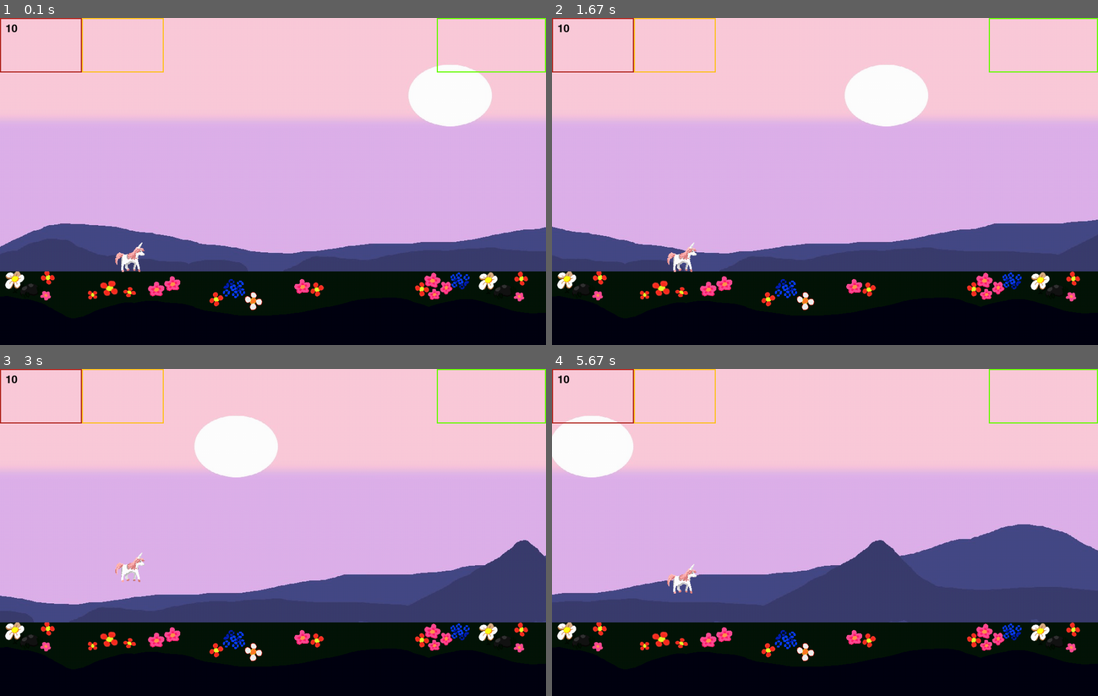
Above: before the commit, frames 1-4 (two rows, left to right).
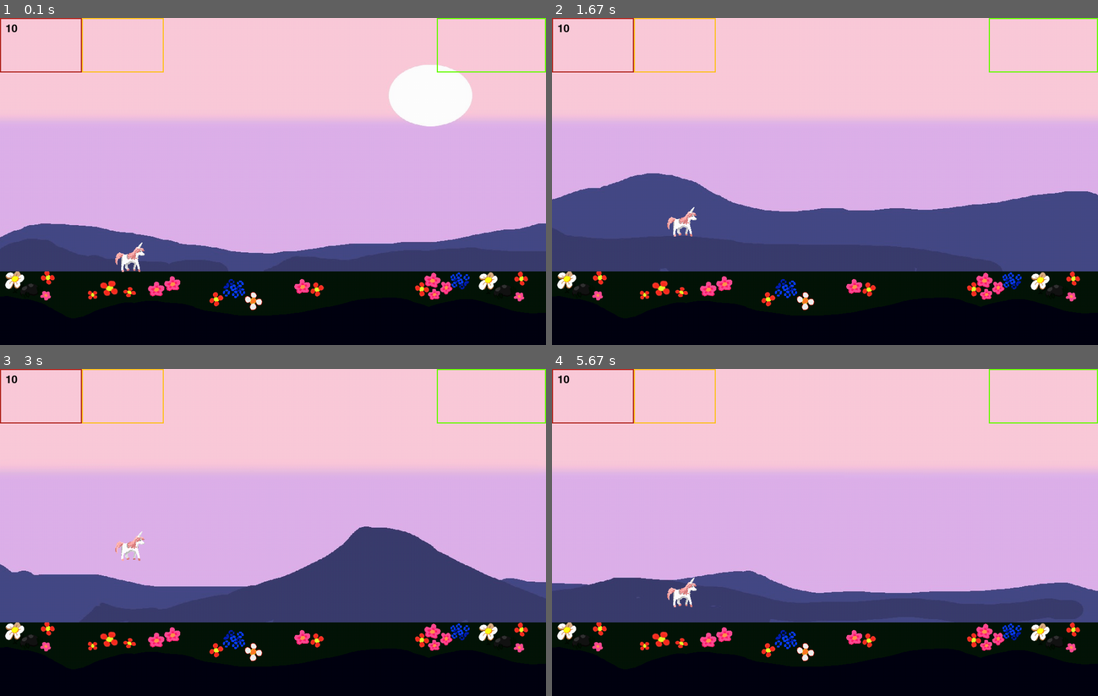
Above: after the commit, the same moments.

Repository: piterbsj/PyGame
Game: pygame game, started from main.py
Two runs of this game, one before a commit and one after it. Both use one fixed random seed, a clock stepped at 60 frames per second and the inputs below.
Inputs:
- Up to frame 1 (0.1 s): no input
- Up to frame 2 (1.67 s): tap Space at 0.33 s
- Up to frame 3 (3 s): tap Space at 1.73, 2.03, 2.23, 2.53, 2.8 s
- Up to frame 4 (5.67 s): tap Space at 3.97, 4.27, 5.53 s

The runs differ from the first frame. In frame 1, 2.6% of the frame differs, in the area x 0-100%, y 14-78%; in frame 2, 17%; in frame 3, 11%; in frame 4, 13%.

Commit message:
стоп земля

Diff:
--- a/main.py
+++ b/main.py
@@ -23,7 +23,7 @@
     running = True
     isJumping = False
     clock = pygame.time.Clock()
-    begin = datetime.now()
+    timer = clock.tick()
 
     while running:
         for event in pygame.event.get():
@@ -32,8 +32,9 @@
             if event.type == pygame.KEYDOWN:
                 if event.key == pygame.K_SPACE and not isJumping:
                     pony.jump()
-            now = datetime.now()
-            ch = now - begin
+
+        timer += clock.tick()
+
 
 
         pony.update()
--- a/models/zone.py
+++ b/models/zone.py
@@ -12,7 +12,7 @@
         self.ground_hitbox = pygame.rect.Rect(0, 465, 5000, 135)
         self.ground_color = pygame.color.Color((0, 0, 0))
 
-        self.x, self.y = possition    #добавление спрайта задний фон
+        self.x, self.y = possition #добавление спрайта задний фон
         self.all_sprites_bc = pygame.sprite.Group()
         sprite_bc = pygame.sprite.Sprite()
         sprite_bc.image = pygame.image.load(f'image/{pic}')
@@ -31,8 +31,11 @@
         self.all_sprites_gr.add(sprite_gr)
 
     def move(self, tick: 10):
-        self.x -= (Background.SPEED * 45) / 1000
-        self.background_zone_hitbox.x = self.x
+        if self.x >= -3950:
+            self.x -= (Background.SPEED * 450) / 1000
+            self.background_zone_hitbox.x = self.x
+
+
 
     def draw_bc(self, screen: pygame.Surface):
         self.all_sprites_bc.draw(screen)
@@ -62,9 +65,9 @@
         self.time_zone_hitbox = pygame.rect.Rect(800, 0, 200, 100)
         self.time_zone_color = pygame.color.Color((102, 255, 0))
 
-
         self.cash_font = pygame.font.Font(None, 30)
         self.cash_text = self.cash_font.render("10", True, (0, 0, 0))
+
 
     def text(self, screen: pygame.Surface):
         screen.blit(self.cash_text, (10, 10))
